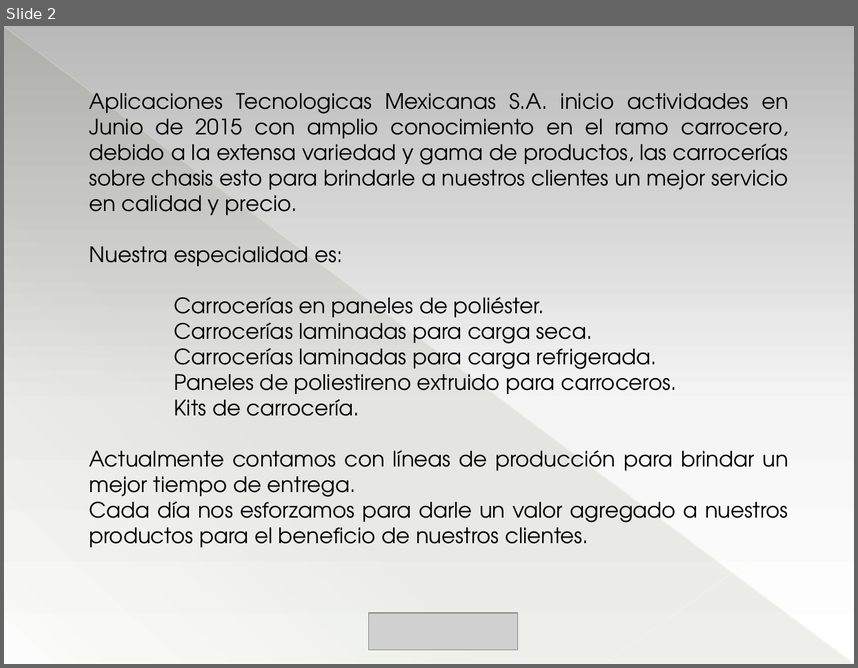
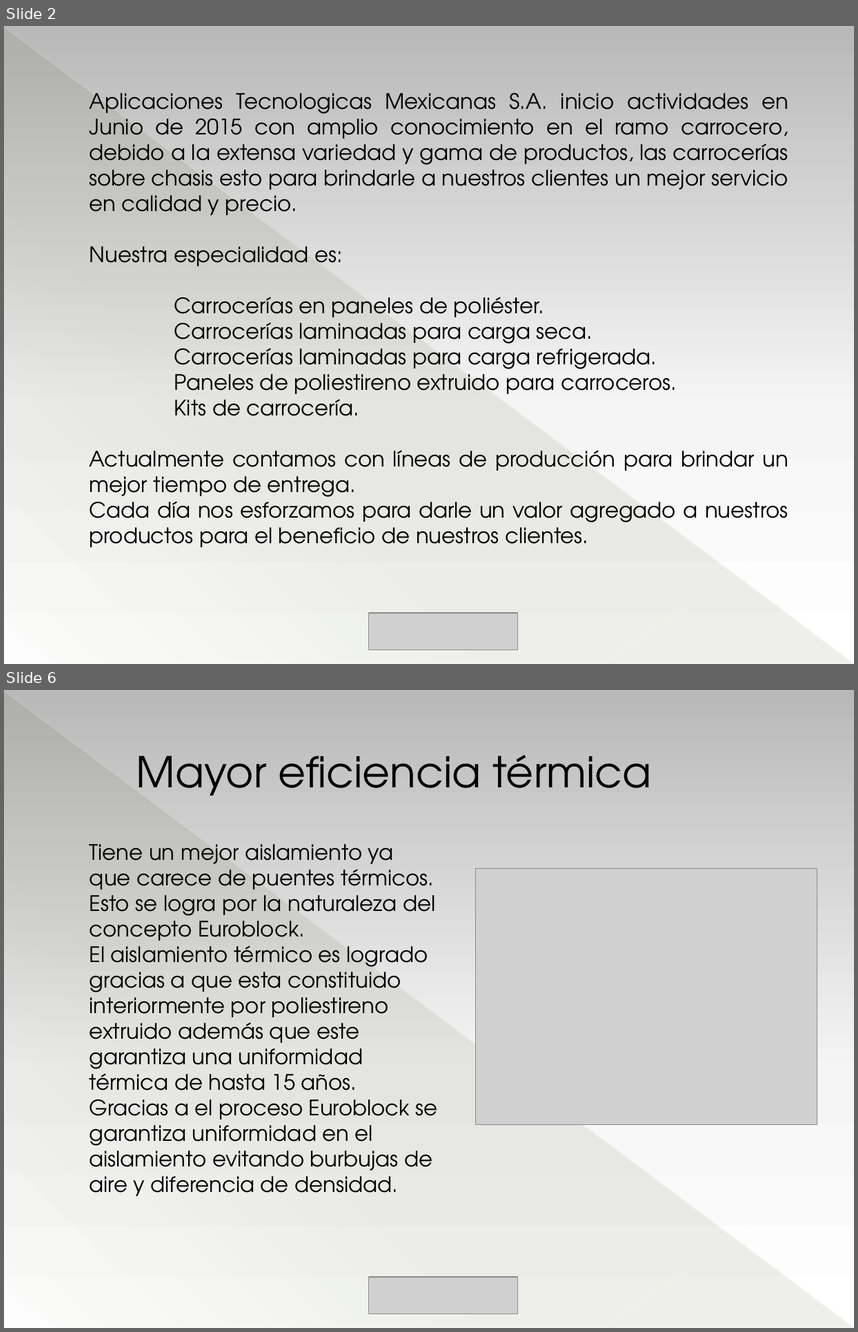
Before and after one commit to aptemex/visuales, a slide deck: Presentacion/PresentacionAptemex.pptm. Shown one above the other, each under a label of ours: slide 2 before the commit, slides 2 and 6 after it; the slides between them are not shown. The pictures are 858x668 and 858x1332 pixels, drawn with LibreOffice and Linux fonts; fonts in the diff are those of the drawing; grey boxes stand for pictures. Boxes give left, top, right and bottom in pixels: in the first picture for what was removed or moved away, otherwise in the second. Text is boxed around its words. In the diff, an @@ line names an element or a change of style, - is before the commit and + after.

```diff
--- a/Presentacion/PresentacionAptemex.pptm
+++ b/Presentacion/PresentacionAptemex.pptm
@@ slide 6 added at bbox=[4, 690, 854, 1328], background gradient #B9B9B9 to #F6F6F6 to #FFFFFF; not listed: 3 template elements that a slide beside it also shows @@
@@ text added at bbox=[136, 755, 652, 796], 36 pt, text #000000 @@
+Mayor eficiencia térmica
@@ text added at bbox=[90, 844, 438, 1196], 18 pt, text #000000 @@
+Tiene un mejor aislamiento ya que carece de puentes térmicos. Esto se logra por la naturaleza del concepto Euroblock.
+El aislamiento térmico es logrado gracias a que esta constituido interiormente por poliestireno extruido además que este garantiza una uniformidad térmica de hasta 15 años.
+Gracias a el proceso Euroblock se garantiza uniformidad en el aislamiento evitando burbujas de aire y diferencia de densidad.
@@ picture added at bbox=[476, 869, 818, 1125] @@
@@ picture added at bbox=[369, 1276, 517, 1313] @@
```
Also in this commit, not shown: 1 slide changed, 16 other slides added, 6 slides removed, 2 other files.
